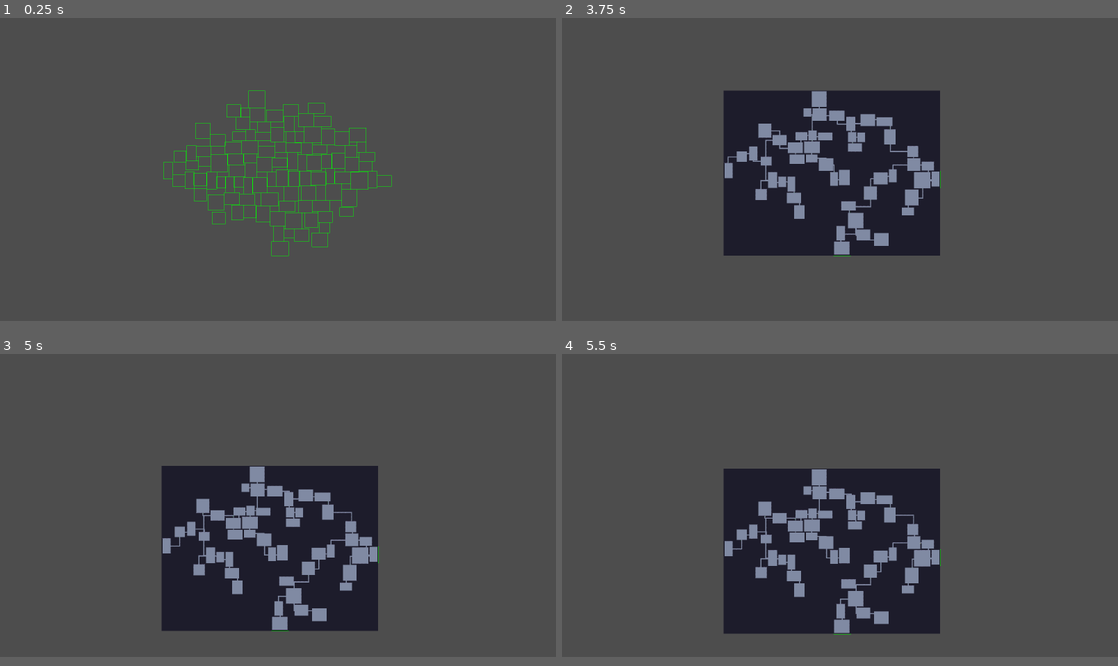
Above: before the commit, frames 1-4 (two rows, left to right).
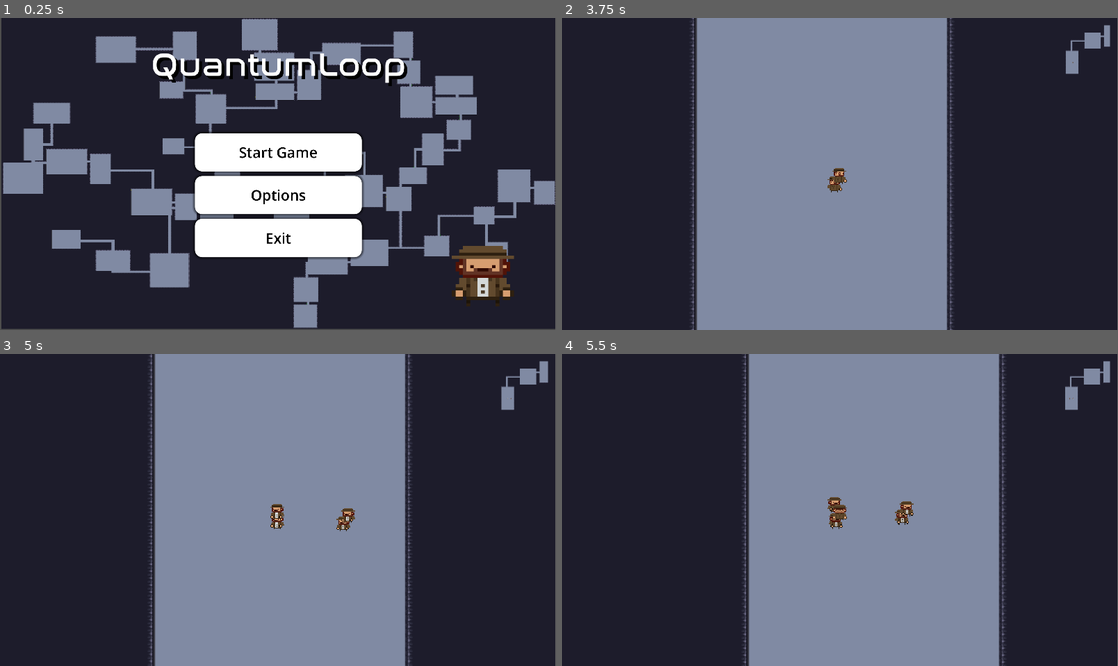
Above: after the commit, the same moments.

Repository: THenriques02/QuantumLoop
Game: Godot game, scene res://Scenes/UI/main_menu.tscn
Same seed, same stepped clock (60 frames per second), same inputs: the game is played once before the commit and once after it. Before the commit the project starts from res://Scenes/Main/main.tscn.
Inputs (mouse positions are in pixels of both pictures, inside the frame that each line leads up to):
- Up to frame 1 (0.25 s): no input
- Up to frame 2 (3.75 s): click (840, 189) at 0.5 s, where only the run after the commit has a clickable "Options"; click (840, 149) at 1.25 s, where only the run after the commit has a clickable "Start Game"; tap Enter (ui_accept) at 2, 2.85, 3.02, 3.32, 3.5 s; move the mouse to (962, 155) at 2.02 s; hold D (right) 2.03-2.78 s; hold Enter (ui_accept) 2.03-2.78 s; tap Tab (ui_focus_next) at 2.1, 3.05, 3.6 s; click (962, 155) at 2.17 s; move the mouse to (728, 183) at 2.77 s; hold S (down) 2.78-3.53 s; move the mouse to (895, 102) at 3.52 s; hold D (right) from 3.53 s (still down); hold Enter (ui_accept) from 3.53 s (still down)
- Up to frame 3 (5 s): move the mouse to (250, 566) at 4.27 s; release D (right) at 4.28 s; release Enter (ui_accept) at 4.28 s; hold Up (ui_up) from 4.28 s (still down); tap Tab (ui_focus_next) at 4.35 s; click (250, 566) at 4.42 s; tap Enter (ui_accept) at 4.52, 4.82 s
- Up to frame 4 (5.5 s): move the mouse to (1006, 550) at 5.02 s; release Up (ui_up) at 5.03 s; hold A (left) from 5.03 s (still down); hold Enter (ui_accept) from 5.03 s (still down)
In our replay, the window is 800x436 before the commit and 799x449 after it. These sizes can differ from the game's own. Grey fills any space a smaller window leaves; there, only what the larger window draws over its background counts as a difference.

The runs differ from the first frame. In frame 1, 96% of the frame differs, in the area x 0-100%, y 0-100%; in frame 2, 94%; in frame 3, 94%; in frame 4, 92%.
Error before the commit: Invalid call. Nonexistent function 'get_closest_point' in base 'Nil'. (res://Scripts/Main/main.gd:183)
Error after the commit: Invalid access to property or key 'position' on a base object of type 'Nil'. (res://Scripts/Main/main.gd:127)

Commit message:
main menu and hacky way to do loading screen

Diff:
--- a/Scenes/Main/main.tscn
+++ b/Scenes/Main/main.tscn
@@ -1,9 +1,10 @@
-[gd_scene load_steps=9 format=3 uid="uid://ctmbay86g2nvb"]
+[gd_scene load_steps=11 format=3 uid="uid://ctmbay86g2nvb"]
 
 [ext_resource type="Script" uid="uid://1v0u2jqyq1qc" path="res://Scripts/Main/main.gd" id="1_qw60k"]
 [ext_resource type="Script" uid="uid://b2oxqf845es6u" path="res://Scripts/Main/camera_2d.gd" id="2_qw60k"]
 [ext_resource type="Texture2D" uid="uid://djk8ljwujjmcl" path="res://Assets/Dungeon/pixel_dungeon/PNG/walls_floor.png" id="4_5yls4"]
 [ext_resource type="Texture2D" uid="uid://0f7d1d60pdc6" path="res://Assets/Dungeon/pixel_dungeon/PNG/Objects.png" id="4_p6jpk"]
+[ext_resource type="FontFile" uid="uid://n3al8dqosow8" path="res://Assets/Dungeon/Nasalization Rg.otf" id="5_p6jpk"]
 
 [sub_resource type="TileSetAtlasSource" id="TileSetAtlasSource_p6jpk"]
 texture = ExtResource("4_5yls4")
@@ -456,7 +457,10 @@
 [sub_resource type="TileSet" id="TileSet_xlvfx"]
 sources/0 = SubResource("TileSetAtlasSource_2a143")
 
-[node name="main" type="Node2D"]
+[sub_resource type="StyleBoxFlat" id="StyleBoxFlat_2a143"]
+bg_color = Color(0, 0, 0, 1)
+
+[node name="main" type="Node2D" groups=["main_scene_ready"]]
 script = ExtResource("1_qw60k")
 
 [node name="Rooms" type="Node" parent="."]
@@ -470,3 +474,26 @@
 
 [node name="TileMapLayer" type="TileMapLayer" parent="."]
 tile_set = SubResource("TileSet_xlvfx")
+
+[node name="Background" type="Panel" parent="."]
+custom_minimum_size = Vector2(19200, 10800)
+anchors_preset = 15
+anchor_right = 1.0
+anchor_bottom = 1.0
+grow_horizontal = 2
+grow_vertical = 2
+theme_override_styles/panel = SubResource("StyleBoxFlat_2a143")
+
+[node name="Loading" type="Label" parent="." groups=["main_scene_ready"]]
+anchors_preset = 15
+anchor_right = 1.0
+anchor_bottom = 1.0
+grow_horizontal = 2
+grow_vertical = 2
+theme_override_fonts/font = ExtResource("5_p6jpk")
+theme_override_font_sizes/font_size = 2640
+text = "Loading"
+horizontal_alignment = 1
+vertical_alignment = 1
+
+[connection signal="ready" from="." to="." method="_on_ready"]
--- a/Scenes/UI/control.tscn
+++ b/Scenes/UI/control.tscn
@@ -1,6 +1,6 @@
 [gd_scene load_steps=2 format=3 uid="uid://cdekitr3tl02i"]
 
-[ext_resource type="Script" uid="uid://cry33aokl2q6d" path="res://Scripts/Main/sub_viewport.gd" id="1_p4rh7"]
+[ext_resource type="Script" uid="uid://cry33aokl2q6d" path="res://Scripts/UI/sub_viewport.gd" id="1_p4rh7"]
 
 [node name="Control" type="Control"]
 layout_mode = 3
--- /dev/null
+++ b/Scenes/UI/main_menu.tscn
@@ -0,0 +1,156 @@
+[gd_scene load_steps=11 format=3 uid="uid://bvjlsmvmkw6hv"]
+
+[ext_resource type="Texture2D" uid="uid://dmsgud011qya2" path="res://Assets/UI/main_menu_image.png" id="1_i2xx2"]
+[ext_resource type="Script" uid="uid://b566t2qe7u0fy" path="res://Scripts/UI/main_menu.gd" id="1_o14dv"]
+[ext_resource type="FontFile" uid="uid://n3al8dqosow8" path="res://Assets/Dungeon/Nasalization Rg.otf" id="2_o14dv"]
+[ext_resource type="Texture2D" uid="uid://br4o7bpql2gwl" path="res://Assets/Player/player - Copy.png" id="3_u7lva"]
+
+[sub_resource type="StyleBoxTexture" id="StyleBoxTexture_u7lva"]
+texture = ExtResource("1_i2xx2")
+
+[sub_resource type="StyleBoxTexture" id="StyleBoxTexture_mrfpk"]
+texture = ExtResource("3_u7lva")
+
+[sub_resource type="StyleBoxEmpty" id="StyleBoxEmpty_i2xx2"]
+
+[sub_resource type="StyleBoxFlat" id="StyleBoxFlat_i2xx2"]
+bg_color = Color(0.784314, 0.784314, 0.784314, 1)
+corner_radius_top_left = 25
+corner_radius_top_right = 25
+corner_radius_bottom_right = 25
+corner_radius_bottom_left = 25
+shadow_size = 10
+
+[sub_resource type="StyleBoxFlat" id="StyleBoxFlat_o14dv"]
+bg_color = Color(0.588235, 0.588235, 0.588235, 1)
+corner_radius_top_left = 25
+corner_radius_top_right = 25
+corner_radius_bottom_right = 25
+corner_radius_bottom_left = 25
+shadow_size = 10
+
+[sub_resource type="StyleBoxFlat" id="StyleBoxFlat_36iwh"]
+bg_color = Color(1, 1, 1, 1)
+corner_radius_top_left = 25
+corner_radius_top_right = 25
+corner_radius_bottom_right = 25
+corner_radius_bottom_left = 25
+shadow_size = 10
+
+[node name="Main_menu" type="Control"]
+layout_mode = 3
+anchors_preset = 15
+anchor_right = 1.0
+anchor_bottom = 1.0
+offset_left = 2.0
+offset_top = -4.0
+offset_right = 2.0
+offset_bottom = -4.0
+grow_horizontal = 2
+grow_vertical = 2
+script = ExtResource("1_o14dv")
+
+[node name="Panel" type="Panel" parent="."]
+layout_mode = 1
+anchors_preset = 15
+anchor_right = 1.0
+anchor_bottom = 1.0
+grow_horizontal = 2
+grow_vertical = 2
+theme_override_styles/panel = SubResource("StyleBoxTexture_u7lva")
+
+[node name="Panel2" type="Panel" parent="."]
+layout_mode = 0
+offset_left = 1535.0
+offset_top = 750.0
+offset_right = 1813.0
+offset_bottom = 1013.0
+theme_override_styles/panel = SubResource("StyleBoxTexture_mrfpk")
+
+[node name="VBoxContainer" type="VBoxContainer" parent="."]
+layout_mode = 1
+anchors_preset = 8
+anchor_left = 0.5
+anchor_top = 0.5
+anchor_right = 0.5
+anchor_bottom = 0.5
+offset_left = -288.5
+offset_top = -137.0
+offset_right = 288.5
+offset_bottom = 292.0
+grow_horizontal = 2
+grow_vertical = 2
+theme_override_constants/separation = 16
+
+[node name="start" type="Button" parent="VBoxContainer"]
+layout_mode = 2
+size_flags_vertical = 3
+theme_override_colors/font_hover_pressed_color = Color(0, 0, 0, 1)
+theme_override_colors/font_hover_color = Color(0, 0, 0, 1)
+theme_override_colors/icon_pressed_color = Color(0, 0, 0, 1)
+theme_override_colors/font_color = Color(0, 0, 0, 1)
+theme_override_colors/font_pressed_color = Color(0, 0, 0, 1)
+theme_override_font_sizes/font_size = 50
+theme_override_styles/focus = SubResource("StyleBoxEmpty_i2xx2")
+theme_override_styles/hover = SubResource("StyleBoxFlat_i2xx2")
+theme_override_styles/pressed = SubResource("StyleBoxFlat_o14dv")
+theme_override_styles/normal = SubResource("StyleBoxFlat_36iwh")
+text = "Start Game"
+
+[node name="options" type="Button" parent="VBoxContainer"]
+layout_mode = 2
+size_flags_vertical = 3
+theme_override_colors/font_hover_pressed_color = Color(0, 0, 0, 1)
+theme_override_colors/font_hover_color = Color(0, 0, 0, 1)
+theme_override_colors/icon_pressed_color = Color(0, 0, 0, 1)
+theme_override_colors/font_color = Color(0, 0, 0, 1)
+theme_override_colors/font_pressed_color = Color(0, 0, 0, 1)
+theme_override_font_sizes/font_size = 50
+theme_override_styles/focus = SubResource("StyleBoxEmpty_i2xx2")
+theme_override_styles/hover = SubResource("StyleBoxFlat_i2xx2")
+theme_override_styles/pressed = SubResource("StyleBoxFlat_o14dv")
+theme_override_styles/normal = SubResource("StyleBoxFlat_36iwh")
+text = "Options
+"
+
+[node name="exit" type="Button" parent="VBoxContainer"]
+layout_mode = 2
+size_flags_vertical = 3
+theme_override_colors/font_hover_pressed_color = Color(0, 0, 0, 1)
+theme_override_colors/font_hover_color = Color(0, 0, 0, 1)
+theme_override_colors/icon_pressed_color = Color(0, 0, 0, 1)
+theme_override_colors/font_color = Color(0, 0, 0, 1)
+theme_override_colors/font_pressed_color = Color(0, 0, 0, 1)
+theme_override_font_sizes/font_size = 50
+theme_override_styles/focus = SubResource("StyleBoxEmpty_i2xx2")
+theme_override_styles/hover = SubResource("StyleBoxFlat_i2xx2")
+theme_override_styles/pressed = SubResource("StyleBoxFlat_o14dv")
+theme_override_styles/normal = SubResource("StyleBoxFlat_36iwh")
+text = "Exit
+"
+
+[node name="Label" type="Label" parent="."]
+layout_mode = 1
+anchors_preset = 8
+anchor_left = 0.5
+anchor_top = 0.5
+anchor_right = 0.5
+anchor_bottom = 0.5
+offset_left = -440.5
+offset_top = -464.0
+offset_right = 440.5
+offset_bottom = -282.0
+grow_horizontal = 2
+grow_vertical = 2
+theme_override_colors/font_shadow_color = Color(0, 0, 0, 1)
+theme_override_constants/shadow_offset_x = 10
+theme_override_constants/shadow_offset_y = 10
+theme_override_fonts/font = ExtResource("2_o14dv")
+theme_override_font_sizes/font_size = 115
+text = "QuantumLoop"
+horizontal_alignment = 1
+vertical_alignment = 1
+
+[connection signal="pressed" from="VBoxContainer/start" to="." method="_on_start_pressed"]
+[connection signal="pressed" from="VBoxContainer/options" to="." method="_on_options_pressed"]
+[connection signal="pressed" from="VBoxContainer/exit" to="." method="_on_exit_pressed"]
--- a/Scripts/Dungeon/DungeonGenerator_old.gd
+++ /dev/null
@@ -1,89 +0,0 @@
-extends Node2D
-
-const WIDTH = 200
-const HEIGHT = 150
-const CELL_SIZE = 10
-const MIN_ROOM_SIZE = 20
-const MAX_ROOM_SIZE = 40
-const MAX_ROOMS = 20
-const CORRIDOR_WIDTH = 4
-
-var grid = []
-var rooms = []
-
-func _ready():
-	randomize()
-	initialize_grid()
-	generate_dungeon()
-	draw_dungeon()
-
-func initialize_grid():
-	for x in range(WIDTH):
-		grid.append([])
-		for y in range(HEIGHT):
-			grid[x].append(-1) # represents a wall
-
-func generate_dungeon():
-	for i in range(MAX_ROOMS):
-		var room = generate_room()
-		if place_room(room):
-			if rooms.size() > 0:
-				connect_rooms(rooms[-1], room)
-			rooms.append(room)
-
-func generate_room():
-	var width = randi() % (MAX_ROOM_SIZE - MIN_ROOM_SIZE + 1) + MIN_ROOM_SIZE
-	var height = randi() % (MAX_ROOM_SIZE - MIN_ROOM_SIZE + 1) + MIN_ROOM_SIZE
-
-	var x = randi() % (WIDTH - width - 1) + 1
-	var y = randi() % (HEIGHT - height - 1) + 1
-
-	return Rect2(x, y, width, height)
-
-func place_room(room):
-	for x in range(room.position.x, room.end.x):
-		for y in range(room.position.y, room.end.y):
-			if grid[x][y] == 0:
-				return false
-
-	for x in range(room.position.x, room.end.x):
-		for y in range(room.position.y, room.end.y):
-			grid[x][y] = 0
-
-	return true
-
-func connect_rooms(room1, room2):
-	var start = Vector2(int(room1.position.x + room1.size.x / 2),int(room1.position.y + room1.size.y / 2))
-	var end	= Vector2(int(room2.position.x + room2.size.x / 2),int(room2.position.y + room2.size.y / 2))
-
-	var current = start
-
-	while current.x != end.x:
-		current.x += 1 if end.x > current.x else -1
-		for i in range(-int(CORRIDOR_WIDTH / 2), int(CORRIDOR_WIDTH / 2) + 1):
-			for j in range(-int(CORRIDOR_WIDTH / 2), int(CORRIDOR_WIDTH / 2) + 1):
-				if current.y + j >= 0 and current.y + j < HEIGHT and current.x + i >= 0 and current.x + i  < WIDTH:
-					if(grid[current.x + i][current.y + j] == -1):
-						grid[current.x + i][current.y + j] = 1
-
-	while current.y != end.y:
-		current.y += 1 if end.y > current.y else -1
-		for i in range(-int(CORRIDOR_WIDTH / 2), int(CORRIDOR_WIDTH / 2) + 1):
-			for j in range(-int(CORRIDOR_WIDTH / 2), int(CORRIDOR_WIDTH / 2) + 1):
-				if current.x + i >= 0 and current.x + i < WIDTH and current.y + j >= 0 and current.y + j  < HEIGHT:
-					if(grid[current.x + i][current.y + j] == -1):
-						grid[current.x + i][current.y + j] = 1
-
-func draw_dungeon():
-	for x in range(WIDTH):
-		for y in range(HEIGHT):
-			var cell = ColorRect.new()
-			cell.size = Vector2(CELL_SIZE, CELL_SIZE)
-			cell.position = Vector2(x * CELL_SIZE, y * CELL_SIZE)
-			if grid[x][y] == 0:
-				cell.color = Color.WHITE
-			elif grid[x][y] == 1:
-				cell.color = Color.BLUE
-			else:
-				cell.color = Color.BLACK
-			add_child(cell)
--- a/Scripts/Main/main.gd
+++ b/Scripts/Main/main.gd
@@ -7,6 +7,7 @@
 @onready var walls_floor_map = $Walls_Floor
 
 var tile_size = 16 # size of tile in the TileMap
+var margin_tiles = 500
 var num_rooms = 100 # numer of rooms to generate
 var min_size = 20   # minimum room size ( in tiles)
 var max_size = 40  # maximum room size (in tiles )
@@ -21,7 +22,10 @@
 
 func _ready():
 	randomize()
-	make_rooms()
+	await make_rooms()
+	await make_map()
+	$Background.visible = false
+	$Loading.visible = false
 
 func make_rooms():
 	for i in range(num_rooms):
@@ -72,8 +76,7 @@
 
 	return path
 
-
-
+"""
 func _draw():
 	if start_room:
 		draw_string(font, start_room.position, "start", 0, -1, 16, Color(1, 1, 1))
@@ -92,8 +95,10 @@
 
 func _process(delta):
 	queue_redraw()
+"""
 
 func _input(event):
+	"""
 	if event.is_action_pressed('ui_select'):
 		if play_mode:
 			var map_cam = self.get_node("Camera2D")
@@ -108,9 +113,13 @@
 		start_room = null
 		end_room = null
 		make_rooms()
+
 	if event.is_action_pressed(('ui_focus_next')):
 		make_map()
+	"""
 	if event.is_action_pressed('ui_cancel'):
+		get_tree().quit()
+	if event.is_action_pressed('ui_accept'):
 		for room in $Rooms.get_children():
 			room.get_node("CollisionShape2D").disabled = true
 		player = Player.instantiate()
@@ -142,6 +151,10 @@
 	for room in $Rooms.get_children():
 		var r = Rect2(room.position - room.size / 2 , room.size)
 		full_rect = full_rect.merge(r)
+
+	var margin_pixels = tile_size * margin_tiles
+	full_rect = full_rect.grow(margin_pixels)
+
 	var top_left = walls_floor_map.local_to_map(full_rect.position)
 	var bottom_right = walls_floor_map.local_to_map(full_rect.end)
 	for x in range(top_left.x, bottom_right.x):
@@ -189,6 +202,8 @@
 				carve_path(start, end)
 		corridors.append(p)
 
+	get_tree().call_group("main_scene_ready","change_scene")
+
 func carve_path(pos1, pos2):
 	# Carve a path between 2 points
 	var x_diff = sign(pos2.x - pos1.x)
--- /dev/null
+++ b/Scripts/UI/main_menu.gd
@@ -0,0 +1,11 @@
+extends Control
+
+func _on_start_pressed() -> void:
+	var loading_scene = load("res://Scenes/Main/main.tscn")
+	get_tree().change_scene_to_packed(loading_scene)
+
+func _on_options_pressed() -> void:
+	print("options pressed")
+
+func _on_exit_pressed() -> void:
+	get_tree().quit()
--- a/project.godot
+++ b/project.godot
@@ -11,14 +11,18 @@
 [application]
 
 config/name="QuantumLoop"
-run/main_scene="res://Scenes/Main/main.tscn"
+run/main_scene="uid://bvjlsmvmkw6hv"
 config/features=PackedStringArray("4.4", "Forward Plus")
 config/icon="res://icon.svg"
 
 [display]
 
-window/size/viewport_width=1980
+window/size/viewport_width=1920
 window/size/viewport_height=1080
+
+[global_group]
+
+main_scene_ready=""
 
 [input]
 
Binary file added: Assets/Dungeon/Nasalization Rg.otf
Not shown, added: Assets/Dungeon/Nasalization Rg.otf.import
Binary file added: Assets/Player/player - Copy.png
Not shown, added: Assets/Player/player - Copy.png.import
Binary file added: Assets/UI/main_menu_image.png
Not shown, added: Assets/UI/main_menu_image.png.import
Not shown, removed: Scripts/Dungeon/DungeonGenerator_old.gd.uid
Not shown, added: Scripts/UI/main_menu.gd.uid
Renamed: Scripts/Main/sub_viewport.gd -> Scripts/UI/sub_viewport.gd
Renamed: Scripts/Main/sub_viewport.gd.uid -> Scripts/UI/sub_viewport.gd.uid
